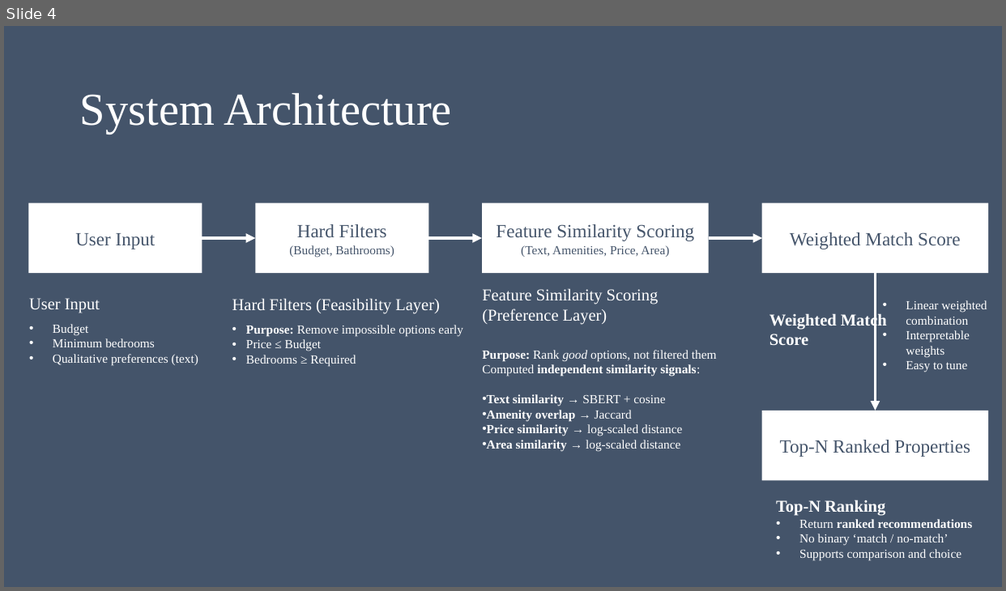
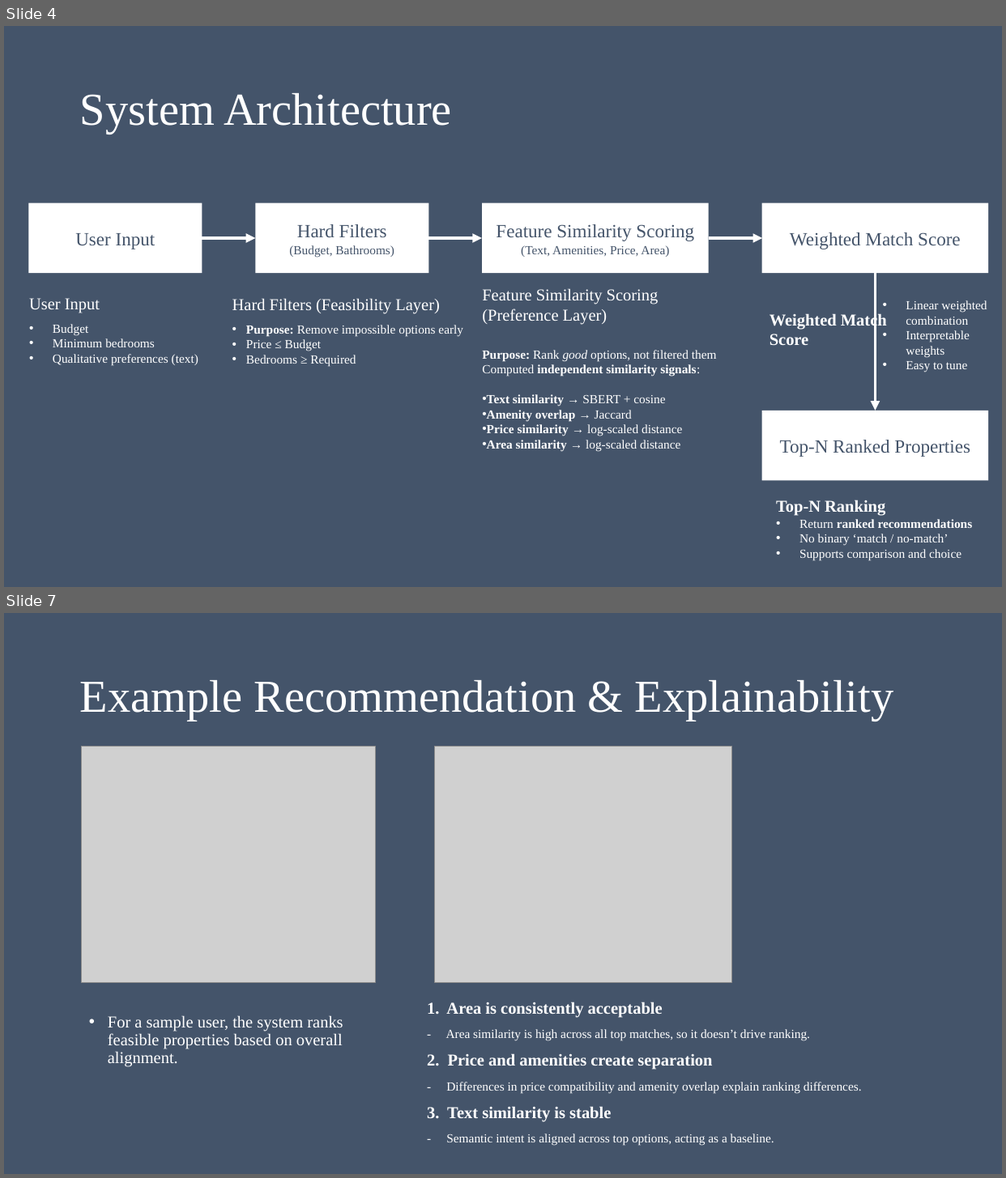
Before and after one commit to lakshya-vipassana/Property-Recommendation-System, a slide deck: Presentation1.pptx. Shown one above the other, each under a label of ours: slide 4 before the commit, slides 4 and 7 after it; the slides between them are not shown. The pictures are 1006x591 and 1006x1178 pixels, drawn with LibreOffice and Linux fonts; fonts in the diff are those of the drawing; grey boxes stand for pictures. Boxes give left, top, right and bottom in pixels: in the first picture for what was removed or moved away, otherwise in the second. Text is boxed around its words. In the diff, an @@ line names an element or a change of style, - is before the commit and + after.

```diff
--- a/Presentation1.pptx
+++ b/Presentation1.pptx
@@ slide 7 added at <box>4,613,1002,1174</box>, background #44546A @@
@@ title added at <box>80,680,894,721</box>, 44 pt, text #FFFFFF @@
+Example Recommendation & Explainability
@@ picture added at <box>81,747,375,982</box> @@
@@ picture added at <box>434,747,732,982</box> @@
@@ text added at <box>108,1016,343,1067</box>, 16 pt, text #FFFFFF @@
+• For a sample user, the system ranks feasible properties based on overall alignment.
@@ text added at <box>427,1002,862,1146</box>, 12 pt, text #FFFFFF @@
+1. Area is consistently acceptable
+- Area similarity is high across all top matches, so it doesn’t drive ranking.
+2. Price and amenities create separation
+- Differences in price compatibility and amenity overlap explain ranking differences.
+3. Text similarity is stable
+- Semantic intent is aligned across top options, acting as a baseline.
```
Also in this commit, not shown: 4 other slides added, 6 other files.
